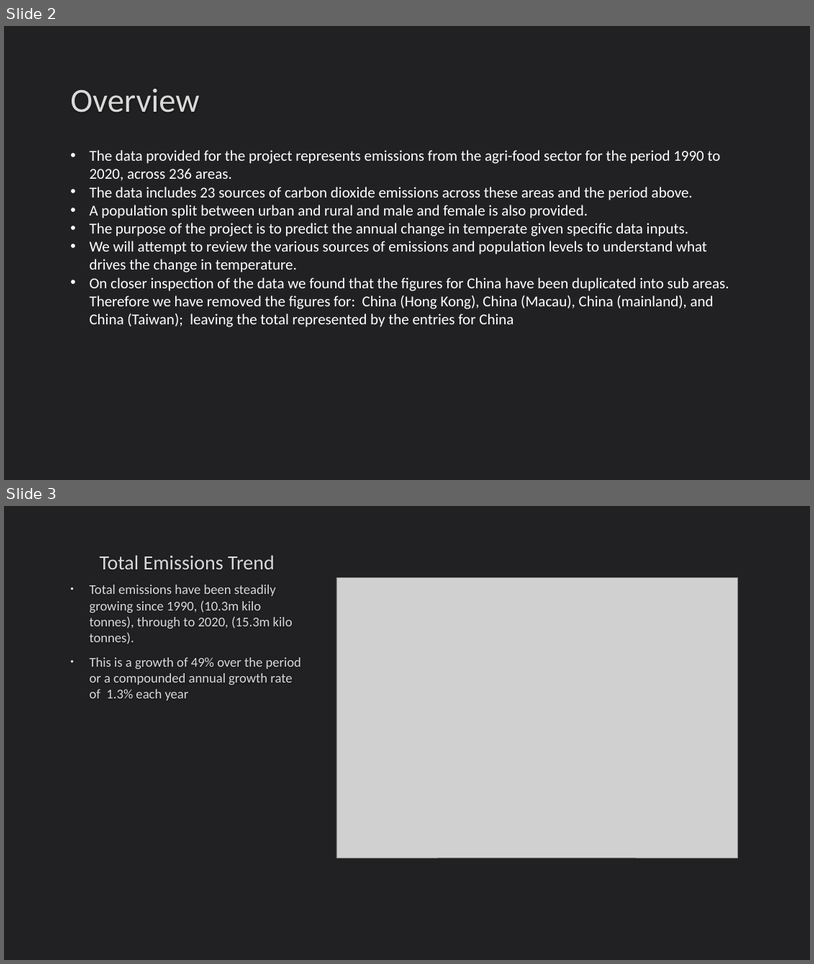
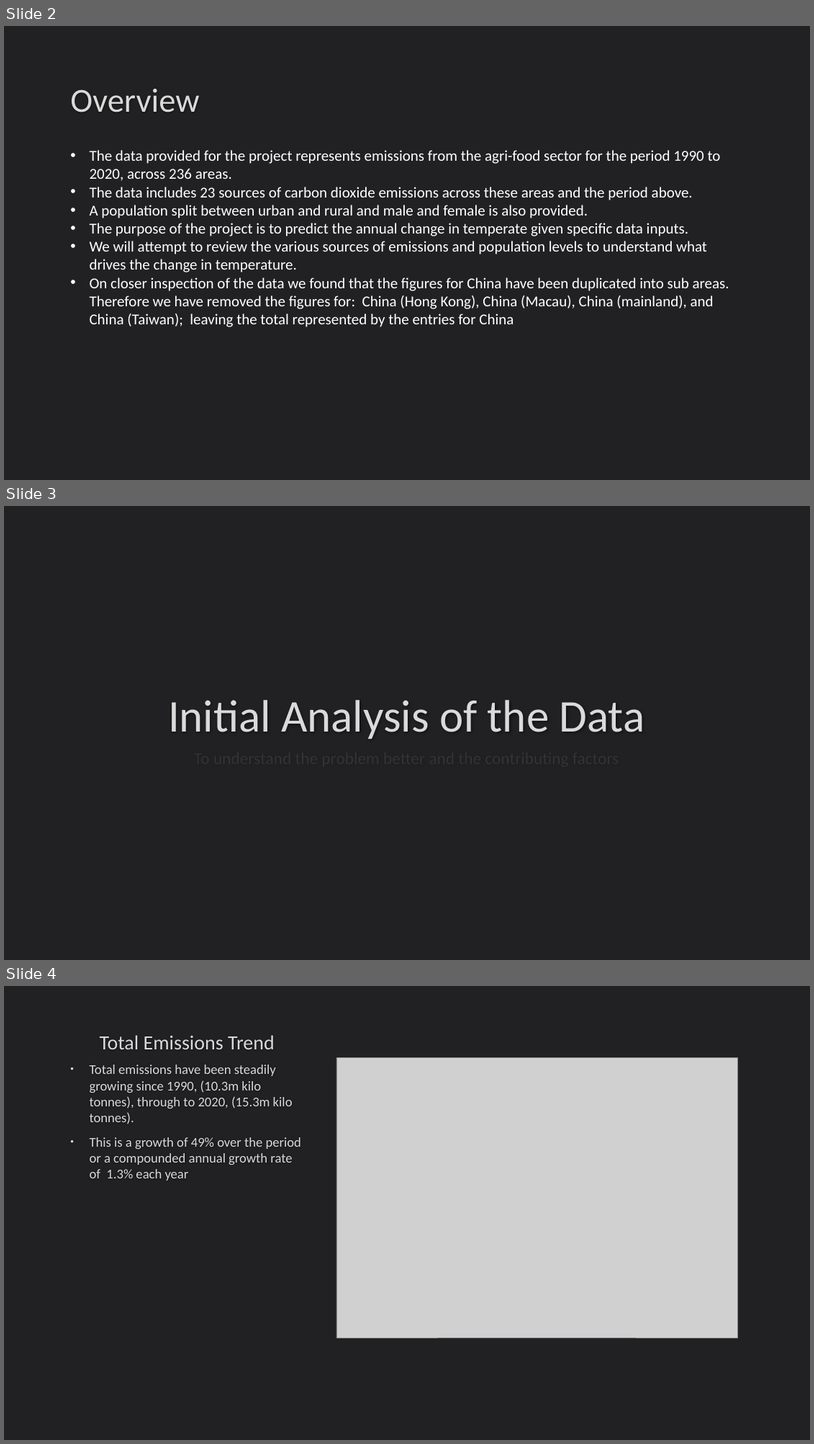
Before and after one commit to DavidFHarrison/2403PTDS_Regression_DH, a slide deck: Regression Project – PTDS 2403.pptx. Shown one above the other, each under a label of ours: slides 2 and 3 before the commit, slides 2, 3 and 4 after it. The pictures are 814x964 and 814x1444 pixels, drawn with LibreOffice and Linux fonts; fonts in the diff are those of the drawing; grey boxes stand for pictures. Boxes give left, top, right and bottom in pixels: in the first picture for what was removed or moved away, otherwise in the second. Text is boxed around its words. In the diff, an @@ line names an element or a change of style, - is before the commit and + after.

Commit message:
update 20241030
added analysis in excel
added to ppt
did data cleaning and filtering in notebook

```diff
--- a/Regression Project – PTDS 2403.pptx
+++ b/Regression Project – PTDS 2403.pptx
@@ slide 3 added at box(4, 506, 810, 960), background #212123 @@
@@ title added at box(168, 700, 646, 739), 54 pt, text #DADADA @@
+Initial Analysis of the Data
@@ what was slide 3 is now slide 4 @@
```
Also in this commit, not shown: 1 slide changed, 12 other slides added, 2 other files.
